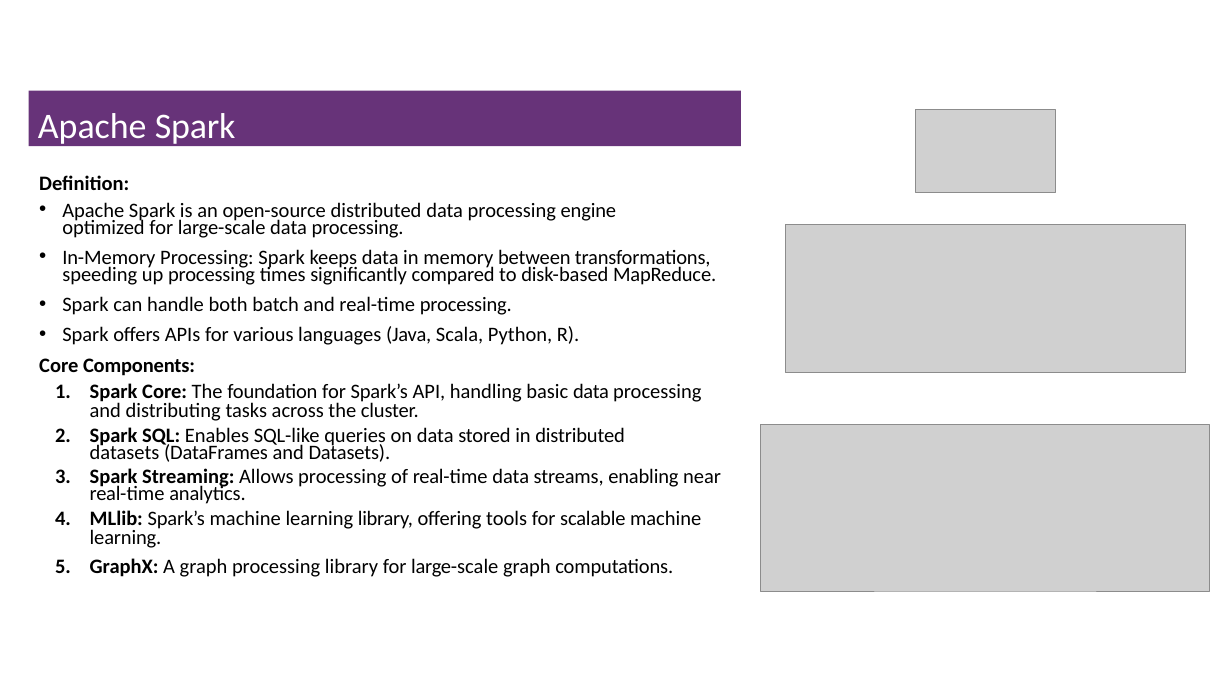
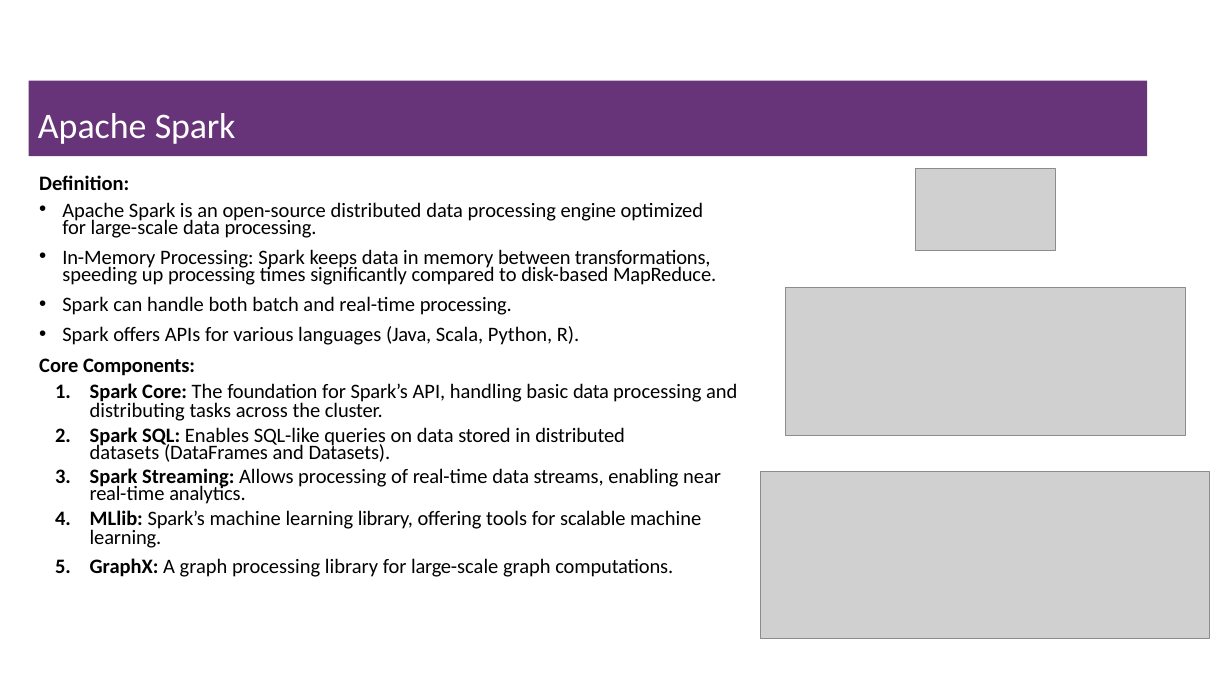
Before and after one commit to msfasha/307401-Big-Data, a slide deck: slide 20 of 20243/section_2_introduction_to_hadoop_eco_system/2-Introduction to Hadoop Eco System.pptx. Drawn at 1232x693 pixels with LibreOffice and Linux fonts; fonts in the diff are those of the drawing; grey boxes stand for pictures; background and template pictures are left out. Boxes give left, top, right and bottom in pixels: in the first picture for what was removed or moved away, otherwise in the second. Text is boxed around its words. In the diff, an @@ line names an element or a change of style, - is before the commit and + after.

```diff
--- a/20243/section_2_introduction_to_hadoop_eco_system/2-Introduction to Hadoop Eco System.pptx
+++ b/20243/section_2_introduction_to_hadoop_eco_system/2-Introduction to Hadoop Eco System.pptx
@@ title "Apache Spark": place and size @@
-title "Apache Spark" at [29, 91, 741, 146]
+title "Apache Spark" at [29, 80, 1148, 156]
@@ text "Definition:" rewrapped from [39, 175, 721, 577] to [39, 175, 737, 577] @@
@@ picture: place and size @@
-picture at [915, 110, 1055, 192]
+picture at [915, 168, 1055, 250]
@@ picture: place and size @@
-picture at [786, 225, 1186, 373]
+picture at [786, 287, 1186, 436]
@@ picture: place and size @@
-picture at [761, 425, 1210, 592]
+picture at [761, 472, 1210, 639]
```
Also in this commit, not shown: 16 other slides changed, 6 slides added, 2 slides removed, 2 other files.
